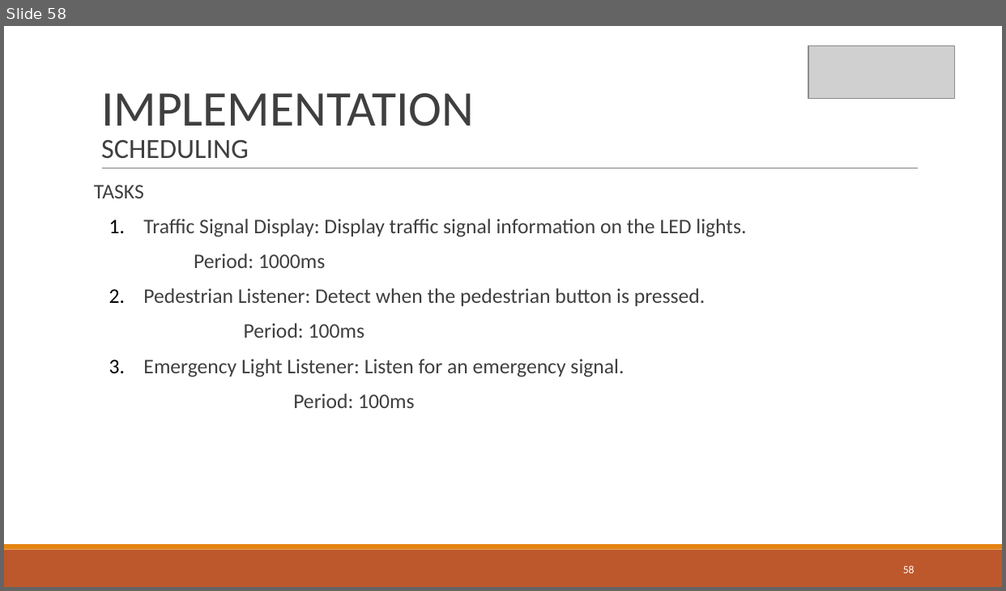
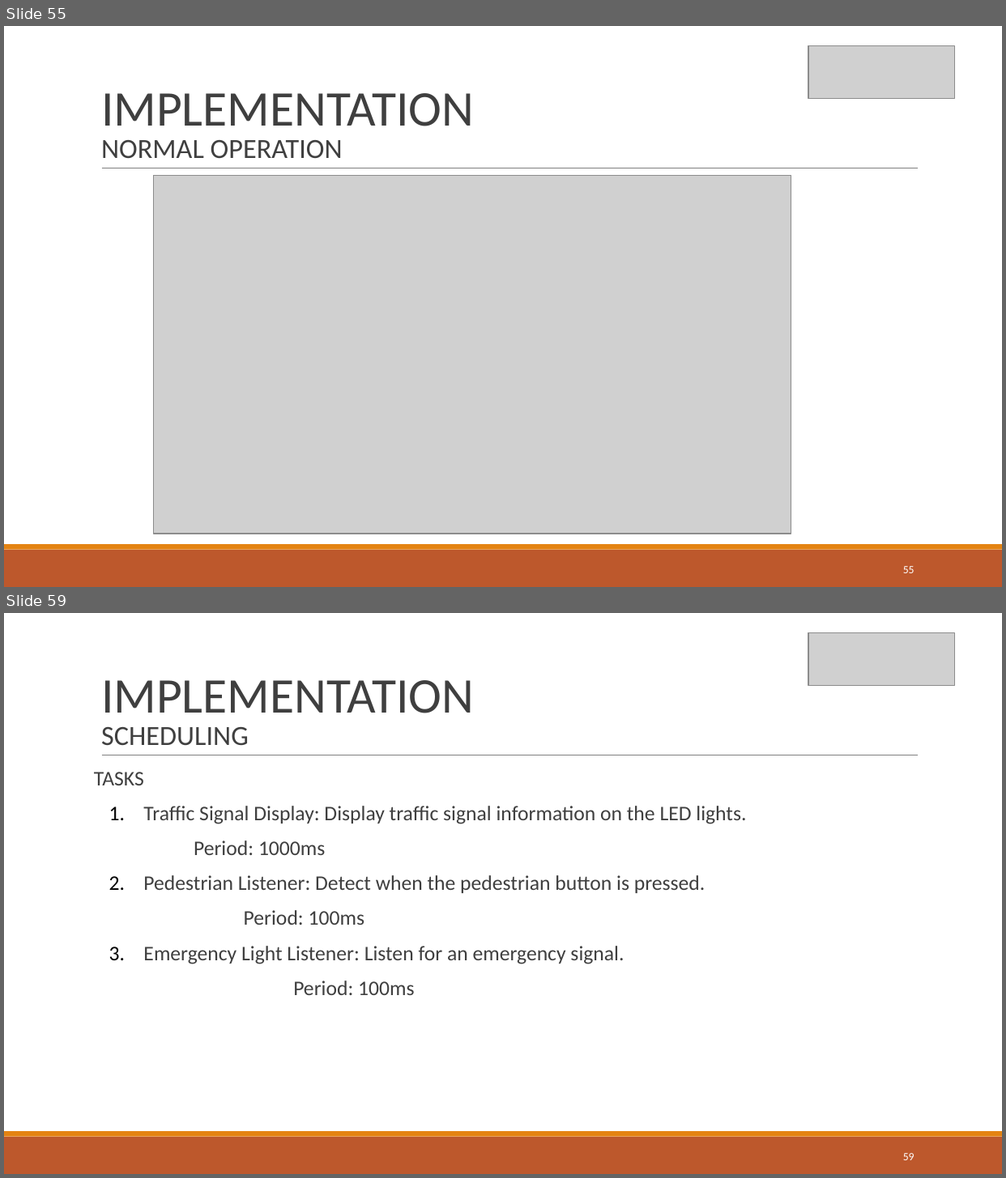
Before and after one commit to akash-cs13/ESE-Sem1, a slide deck: SEMESTER PROJECT-ESE.pptx. Shown one above the other, each under a label of ours: slide 58 before the commit, slides 55 and 59 after it; the slides between them are not shown. The pictures are 1006x591 and 1006x1178 pixels, drawn with LibreOffice and Linux fonts; fonts in the diff are those of the drawing; grey boxes stand for pictures. Boxes give left, top, right and bottom in pixels: in the first picture for what was removed or moved away, otherwise in the second. Text is boxed around its words. In the diff, an @@ line names an element or a change of style, - is before the commit and + after.

```diff
--- a/SEMESTER PROJECT-ESE.pptx
+++ b/SEMESTER PROJECT-ESE.pptx
@@ slide 55 added at (x1=4, y1=26, x2=1002, y2=587), background #FFFFFF; not listed: 3 template elements that a slide beside it also shows @@
@@ picture added at (x1=808, y1=46, x2=955, y2=99) @@
@@ title added at (x1=101, y1=93, x2=474, y2=158), 20 pt, text #3F3F3F @@
+IMPLEMENTATION
+NORMAL OPERATION
@@ picture added at (x1=154, y1=176, x2=791, y2=534) @@
@@ page number added at (x1=903, y1=566, x2=914, y2=574), 8 pt, text #FFFFFF @@
+55
@@ what was slide 58 is now slide 59 @@
@@ page number at (x1=903, y1=1153, x2=914, y2=1161): text changed @@
-58
+59
```
Also in this commit, not shown: 18 slides changed, 1 other slide added, 1 slide removed.
